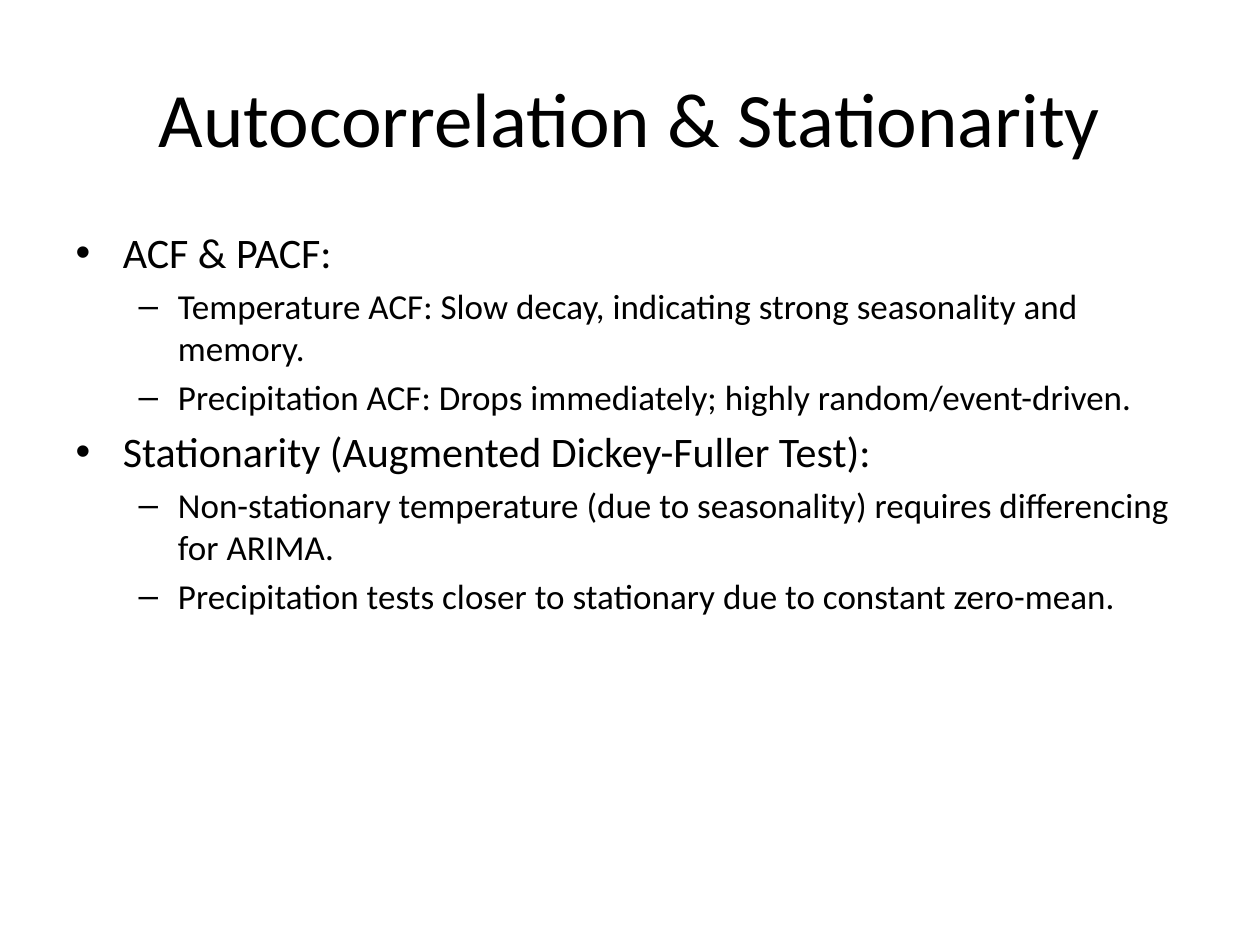
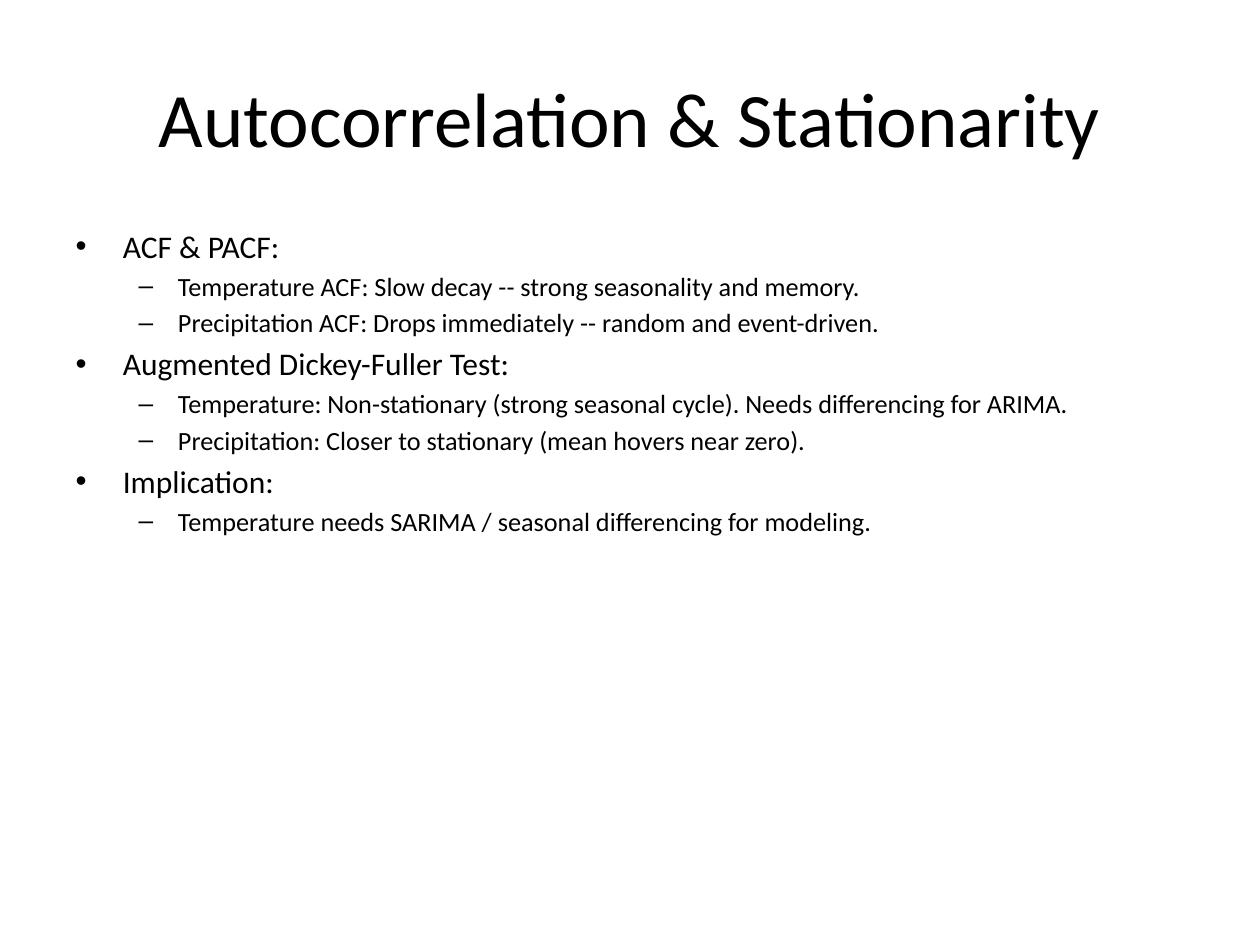
Before and after one commit to ToqaGhozlan/Machine_Learning_Summer_Intern_R5, a slide deck: slide 8 of ahmed essam tasks/task4/Task4_Presentation.pptx. Drawn at 1260x945 pixels with LibreOffice and Linux fonts; fonts in the diff are those of the drawing. Boxes give left, top, right and bottom in pixels: in the first picture for what was removed or moved away, otherwise in the second. Text is boxed around its words. In the diff, an @@ line names an element or a change of style, - is before the commit and + after.

```diff
--- a/ahmed essam tasks/task4/Task4_Presentation.pptx
+++ b/ahmed essam tasks/task4/Task4_Presentation.pptx
@@ text at box(123, 237, 280, 259): size 24 to 18 pt in "ACF & PACF:"; less space between paragraphs @@
@@ text at box(123, 277, 1067, 536): text changed; size 20 to 15 pt @@
-  – Temperature ACF: Slow decay, indicating strong seasonality and memory.
-  – Precipitation ACF: Drops immediately; highly random/event-driven.
-• Stationarity (Augmented Dickey-Fuller Test):
-  – Non-stationary temperature (due to seasonality) requires differencing for ARIMA.
-  – Precipitation tests closer to stationary due to constant zero-mean.
+  – Temperature ACF: Slow decay -- strong seasonality and memory.
+  – Precipitation ACF: Drops immediately -- random and event-driven.
+• Augmented Dickey-Fuller Test:
+  – Temperature: Non-stationary (strong seasonal cycle). Needs differencing for ARIMA.
+  – Precipitation: Closer to stationary (mean hovers near zero).
+• Implication:
+  – Temperature needs SARIMA / seasonal differencing for modeling.
```
Also in this commit, not shown: 7 other slides changed, 2 slides added, 2 slides removed.
